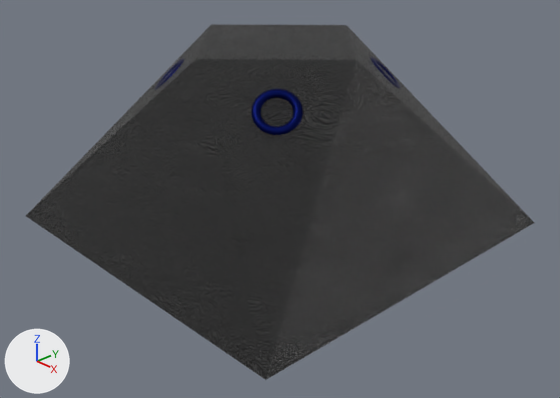
The Blender file algo.blend: old version first, new version second.
Camera for both pictures: a 50 mm camera at (12.86, -12.03, 6.57) aimed at (0.55, -0.44, -1.24). The lights are fixed; the arrows at lower left show +X, +Y and +Z.
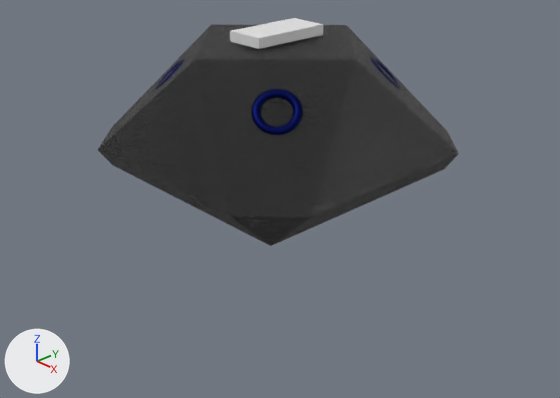
Commit message: ¿Cómo será al final?

Where the change shows, as pixel boxes (x1, y1, x2, y2) in the pictures (560 x 398 px):
'Cube', reshaped (29% narrower, 38% shorter): before (26, 24, 534, 380); after (98, 24, 459, 246)
'Cube.001', added: after (230, 18, 323, 49)
part 1 of me_cube, built on: before (26, 114, 534, 380); after (98, 114, 459, 246)

The change in detail:
me_cube is used by ob_cube; location (0.0, 0.0, 1.41).
me_cube had 8 vertices, 10 faces and spanned x -4.55..4.55, y -4.55..4.55, z -3.55..1.0.
me_cube now has 18 vertices, 18 faces and spans x -3.52..3.52, y -3.53..3.52, z -2.12..1.0.
Part 1, on me_cube:
4 vertices are removed from x -4.55..4.55, y -4.55..4.55, z -3.55.
9 faces are deleted.
14 vertices are added at x -3.52..3.52, y -3.53..3.52, z -2.12..-1.39.
17 new faces join them.
Mesh me_cube_001 is new.
It is a box spanning x -1.0..1.0, y -1.0..1.0, z -1.0..1.0.
Object 'Cube.001' (ob_cube_001) is new; it shows me_cube_001.
Its location is (0.0, 0.0, 2.59).
Its scale is (0.483, 1.0, 0.118).
